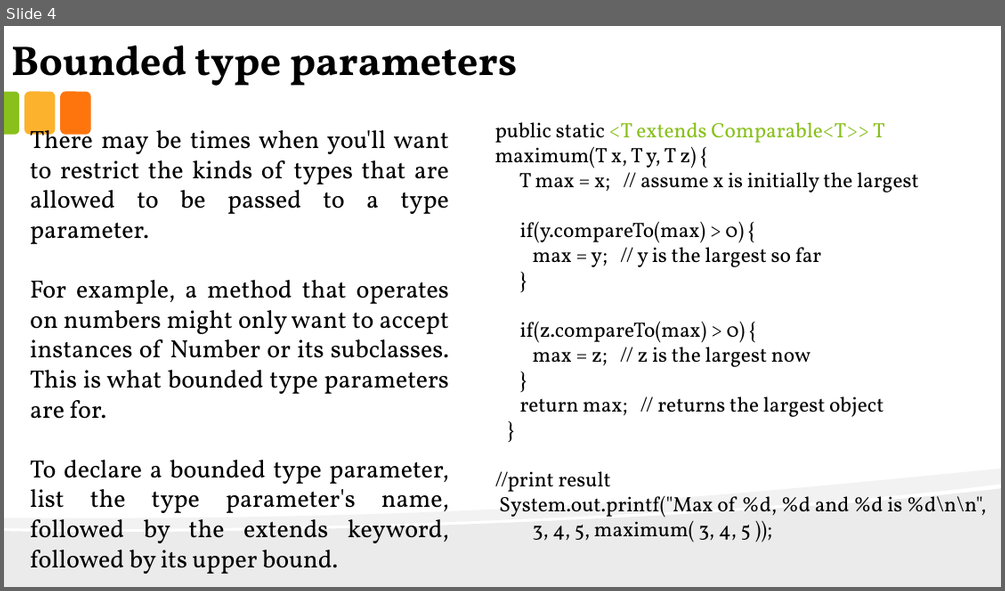
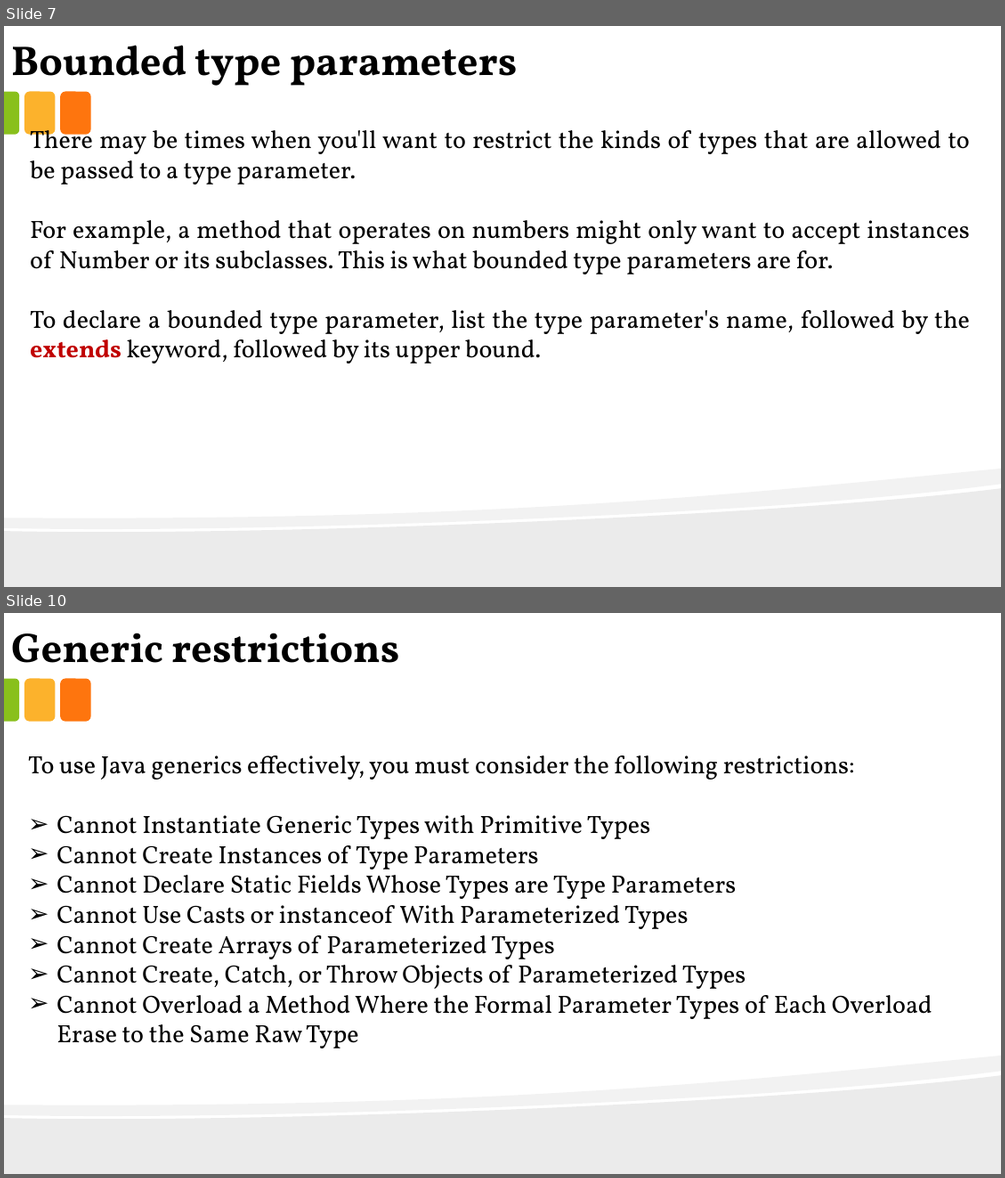
Before and after one commit to anirudhagaikwad/Java_Programming, a slide deck: Java_PPT/#14_Generics.pptx. Shown one above the other, each under a label of ours: slide 4 before the commit, slides 7 and 10 after it; the slides between them are not shown. The pictures are 1005x591 and 1005x1178 pixels, drawn with LibreOffice and Linux fonts; fonts in the diff are those of the drawing. Boxes give left, top, right and bottom in pixels: in the first picture for what was removed or moved away, otherwise in the second. Text is boxed around its words. In the diff, an @@ line names an element or a change of style, - is before the commit and + after.

Commit message:
update generics

```diff
--- a/Java_PPT/#14_Generics.pptx
+++ b/Java_PPT/#14_Generics.pptx
@@ slide 10 added at [4, 613, 1001, 1174], background #FFFFFF; not listed: 5 template elements that a slide beside it also shows @@
@@ text added at [11, 633, 399, 681], 40 pt, text #000000, bold @@
+Generic restrictions
@@ text added at [28, 755, 932, 1048], 24 pt, text #000000 @@
+To use Java generics effectively, you must consider the following restrictions:
+➢ Cannot Instantiate Generic Types with Primitive Types
+➢ Cannot Create Instances of Type Parameters
+➢ Cannot Declare Static Fields Whose Types are Type Parameters
+➢ Cannot Use Casts or instanceof With Parameterized Types
+➢ Cannot Create Arrays of Parameterized Types
+➢ Cannot Create, Catch, or Throw Objects of Parameterized Types
+➢ Cannot Overload a Method Where the Formal Parameter Types of Each Overload Erase to the Same Raw Type
@@ what was slide 4 is now slide 7 @@
@@ slide 7 changed as well @@
@@ text removed at [495, 122, 987, 542] @@
-public static <T extends Comparable<T>> T maximum(T x, T y, T z) {
-T max = x; // assume x is initially the largest
-if(y.compareTo(max) > 0) {
-max = y; // y is the largest so far
-}
-if(z.compareTo(max) > 0) {
-max = z; // z is the largest now
-}
-return max; // returns the largest object
-}
-//print result
-System.out.printf("Max of %d, %d and %d is %d\n\n",
-3, 4, 5, maximum( 3, 4, 5 ));
@@ text at [30, 310, 970, 363]: text colour #000000 to #C00000, bold on in "extends" @@
```
Also in this commit, not shown: 7 other slides changed, 6 other slides added, 4 slides removed, 5 other files.
